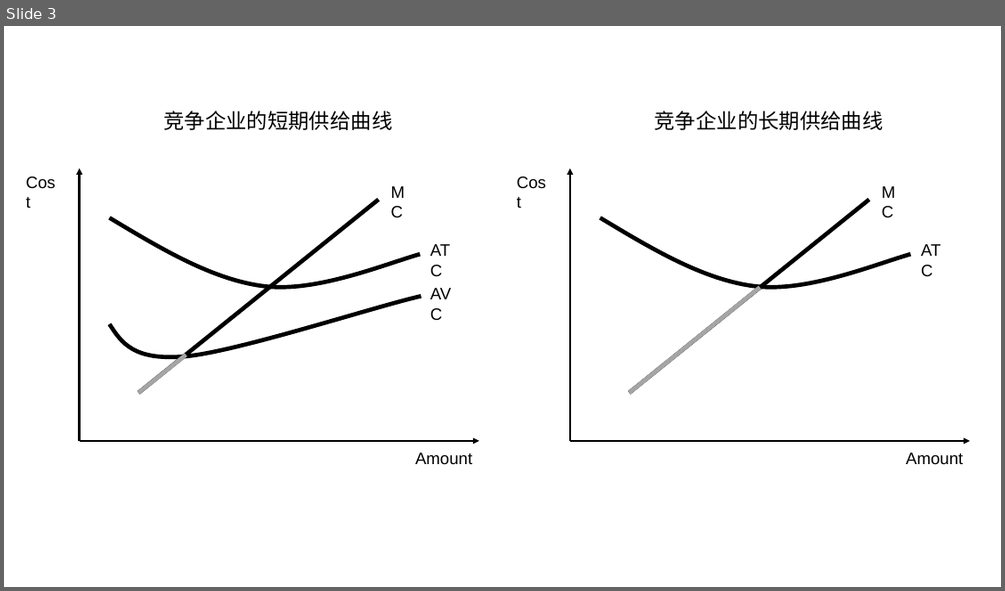
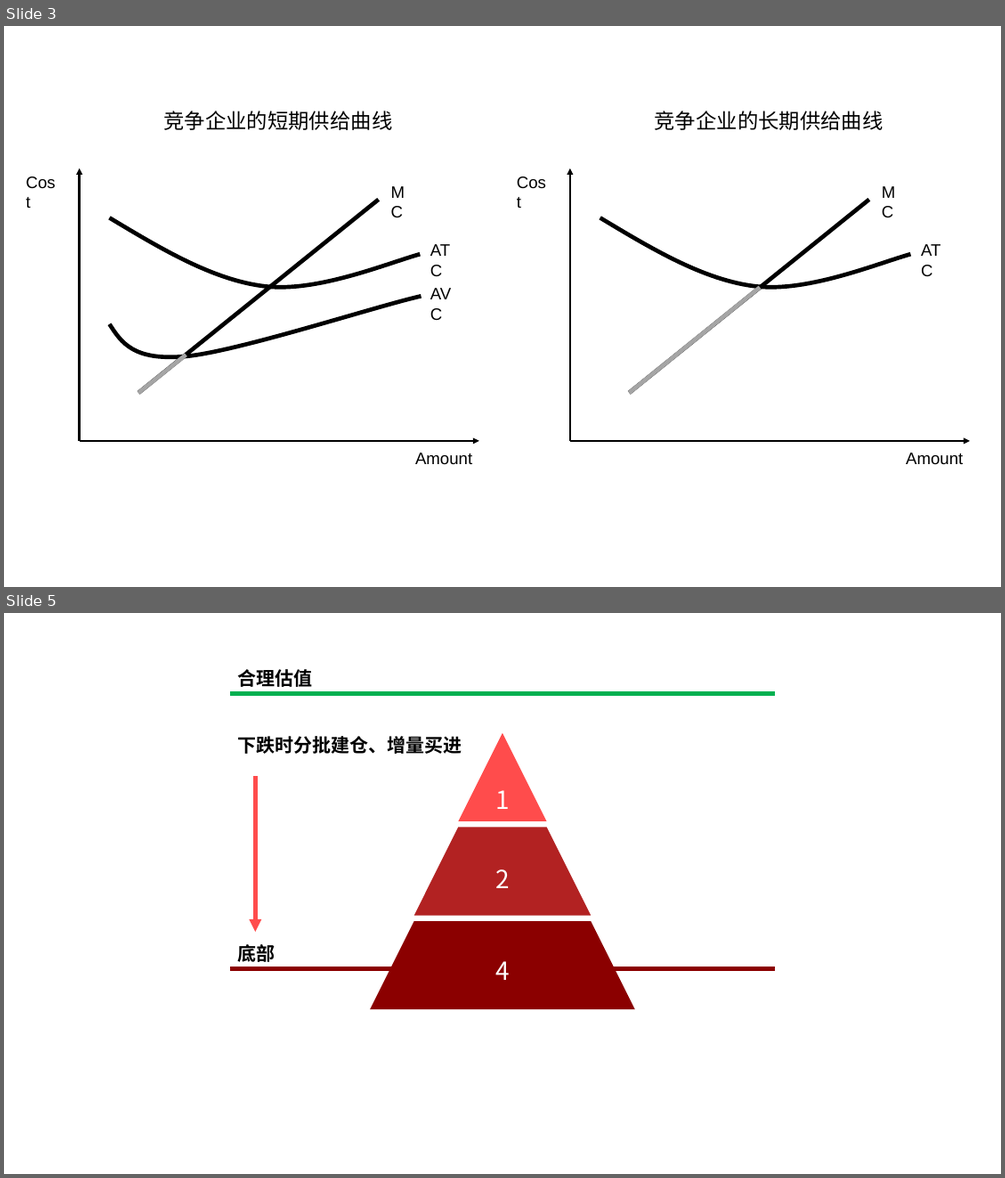
Before and after one commit to Yin-Freedom/mental-models, a slide deck: pictures/picture.pptx. Shown one above the other, each under a label of ours: slide 3 before the commit, slides 3 and 5 after it; the slides between them are not shown. The pictures are 1005x591 and 1005x1178 pixels, drawn with LibreOffice and Linux fonts; fonts in the diff are those of the drawing. Boxes give left, top, right and bottom in pixels: in the first picture for what was removed or moved away, otherwise in the second. Text is boxed around its words. In the diff, an @@ line names an element or a change of style, - is before the commit and + after.

```diff
--- a/pictures/picture.pptx
+++ b/pictures/picture.pptx
@@ slide 5 added at bbox=[4, 613, 1001, 1174], background #FFFFFF @@
@@ group added at bbox=[230, 669, 775, 1009]: 3 texts, 2 lines, 2 trapezoids, 1 triangle @@
+1
+2
+4
+合理估值
+底部
+下跌时分批建仓、增量买进
@@ arrow added from (255, 776) to (255, 932), #8B0000 4 pt @@
```
Also in this commit, not shown: 1 other slide added, 2 other files.
